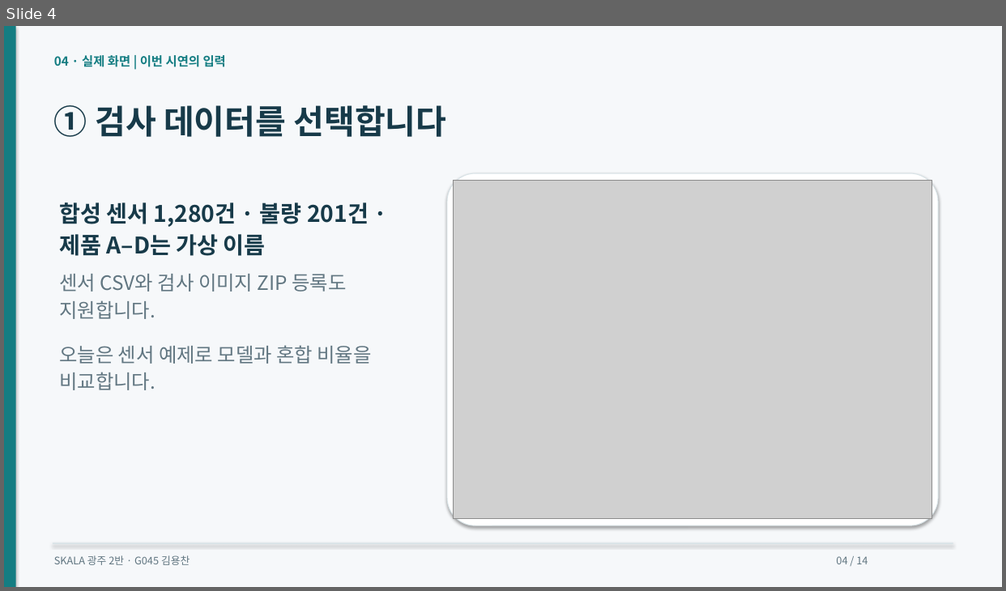
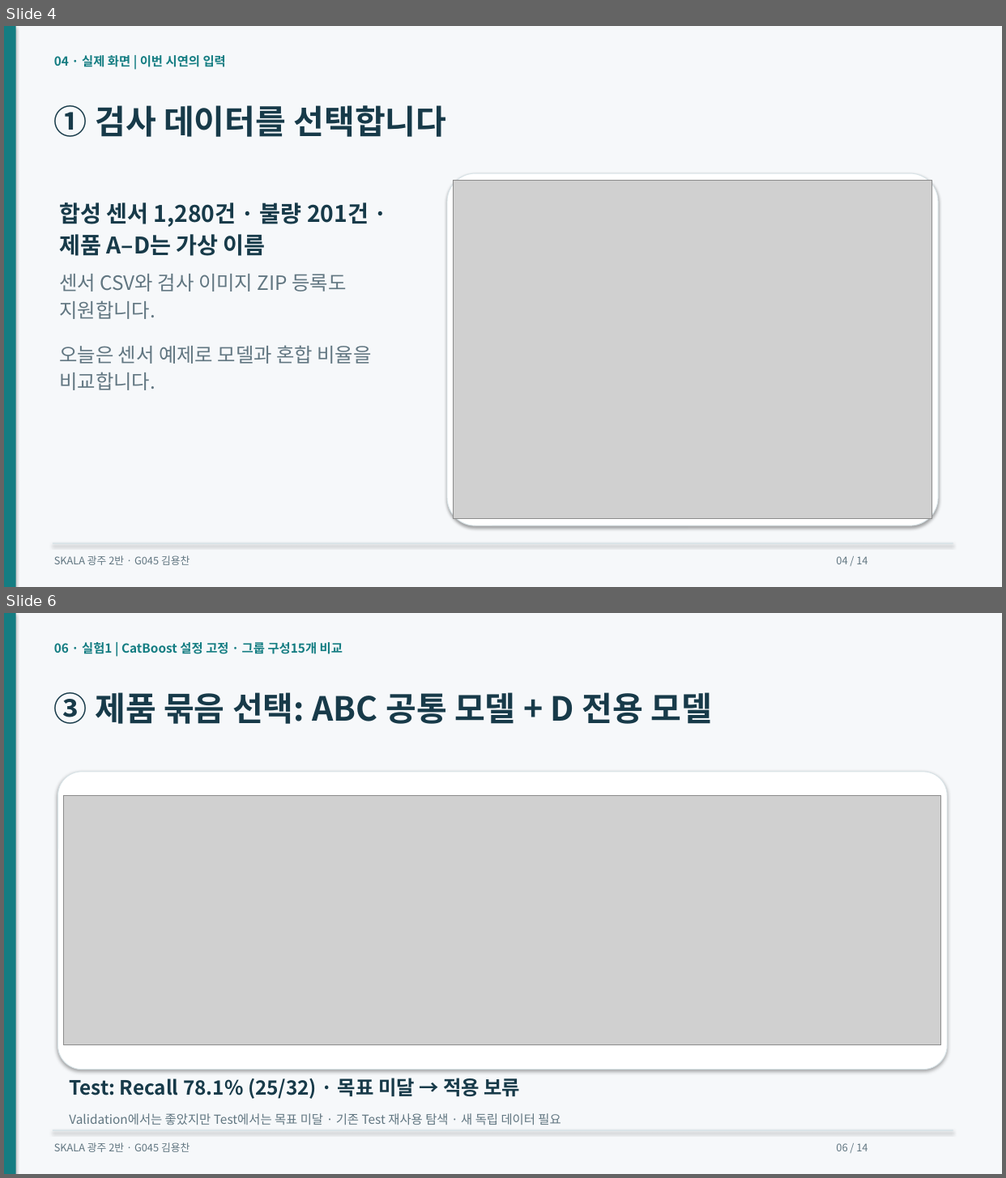
Before and after one commit to dragonchan95/Semiconductor-AI-Agent, a slide deck: docs/G045_Semiconductor_Agent.pptx. Shown one above the other, each under a label of ours: slide 4 before the commit, slides 4 and 6 after it; the slides between them are not shown. The pictures are 1006x591 and 1006x1178 pixels, drawn with LibreOffice and Linux fonts; fonts in the diff are those of the drawing; grey boxes stand for pictures. Boxes give left, top, right and bottom in pixels: in the first picture for what was removed or moved away, otherwise in the second. Text is boxed around its words. In the diff, an @@ line names an element or a change of style, - is before the commit and + after.

```diff
--- a/docs/G045_Semiconductor_Agent.pptx
+++ b/docs/G045_Semiconductor_Agent.pptx
@@ slide 6 added at bbox=[4, 613, 1002, 1174], background #F6F8FA @@
@@ rectangle added at bbox=[4, 613, 16, 1174], fill #147D82 @@
@@ text added at bbox=[54, 642, 343, 654], 12 pt, text #147D82, bold @@
+06 · 실험1 | CatBoost 설정 고정 · 그룹 구성15개 비교
@@ text added at bbox=[54, 692, 712, 724], 32 pt, text #173A49, bold @@
+③ 제품 묶음 선택: ABC 공통 모델 + D 전용 모델
@@ rounded rectangle added at bbox=[58, 772, 948, 1070], fill #FFFFFF, outline #D8E3E7 0.75 pt @@
@@ picture added at bbox=[64, 796, 941, 1045] @@
@@ text added at bbox=[69, 1078, 521, 1099], 19 pt, text #173A49, bold @@
+Test: Recall 78.1% (25/32) · 목표 미달 → 적용 보류
@@ text added at bbox=[69, 1114, 560, 1125], 12 pt, text #617681 @@
+Validation에서는 좋았지만 Test에서는 목표 미달 · 기존 Test 재사용 탐색 · 새 독립 데이터 필요
@@ rectangle added at bbox=[53, 1131, 953, 1131], fill #D8E3E7 @@
@@ text added at bbox=[54, 1143, 189, 1152], 10 pt, text #617681 @@
+SKALA 광주 2반 · G045 김용찬
@@ text added at bbox=[836, 1144, 867, 1152], 10 pt, text #617681 @@
+06 / 14
```
Also in this commit, not shown: 9 slides changed, 1 slide removed, 53 other files.
